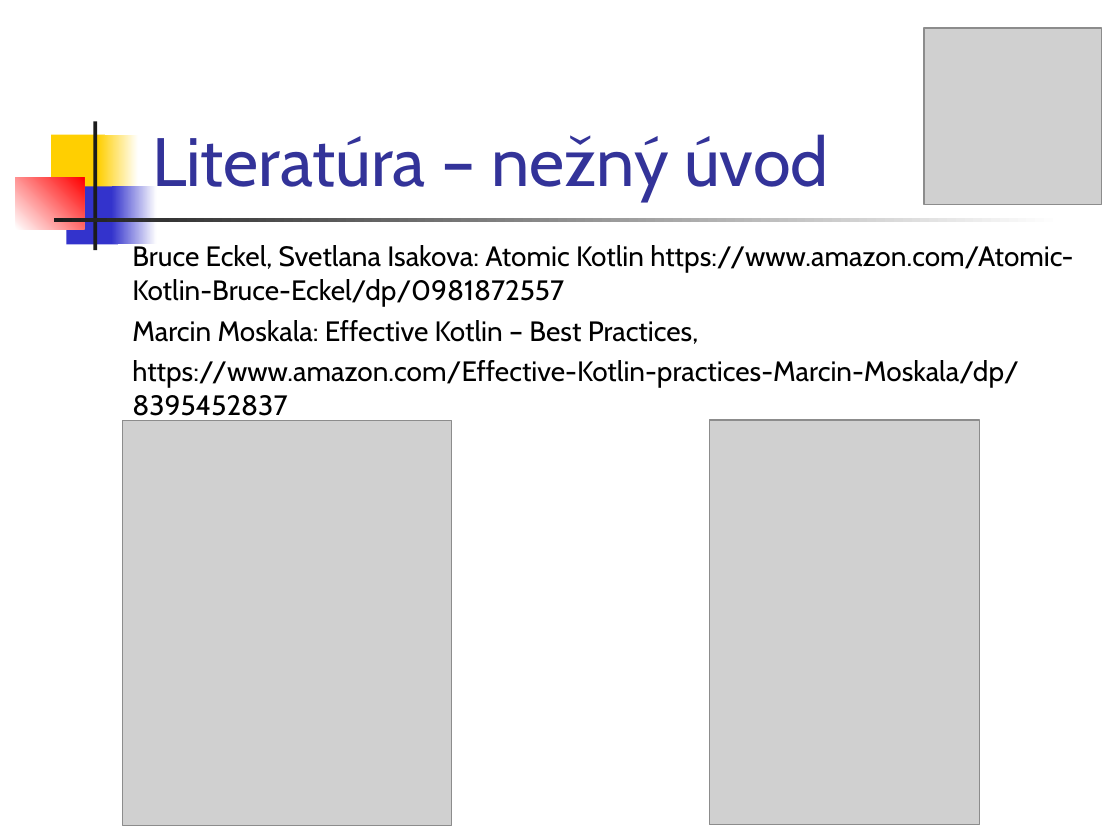
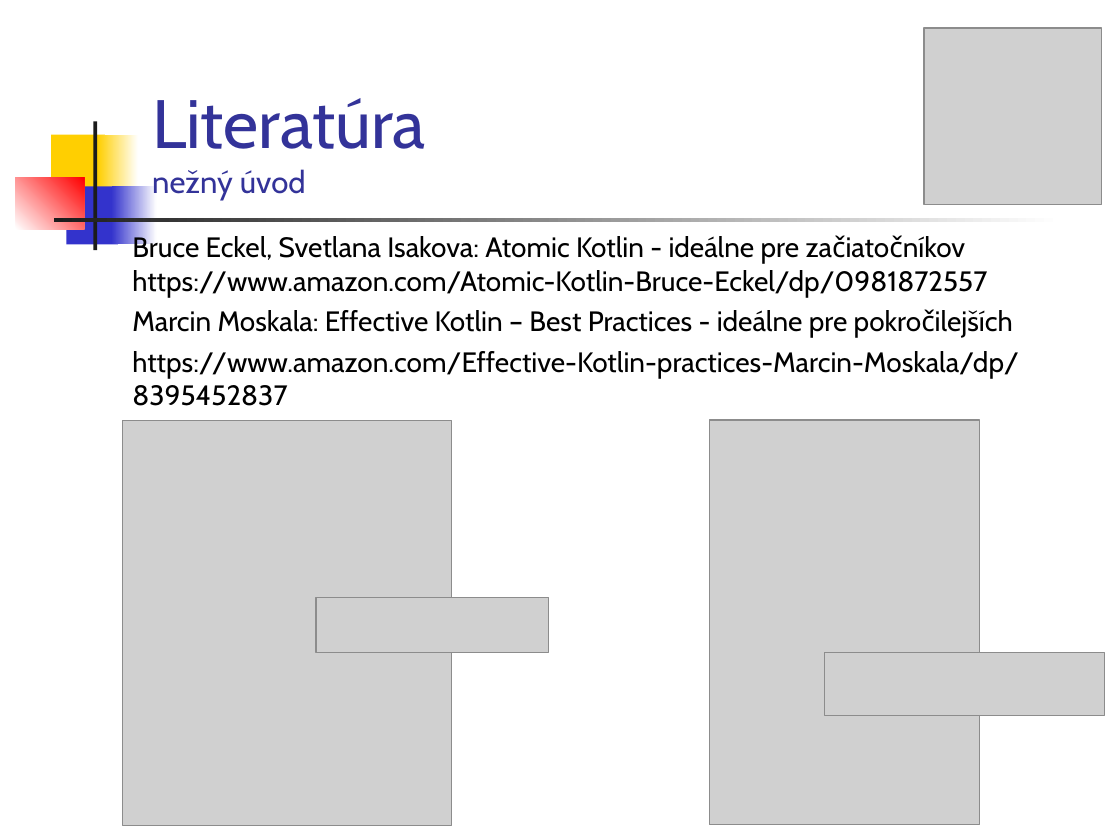
Before and after one commit to vmandro/Prednasky, a slide deck: slide 5 of 01/01_Kotlin.ppt. Drawn at 1120x840 pixels with LibreOffice and Linux fonts; fonts in the diff are those of the drawing; grey boxes stand for pictures. Boxes give left, top, right and bottom in pixels: in the first picture for what was removed or moved away, otherwise in the second. Text is boxed around its words. In the diff, an @@ line names an element or a change of style, - is before the commit and + after.

```diff
--- a/01/01_Kotlin.ppt
+++ b/01/01_Kotlin.ppt
@@ title at (152,98,426,200): text changed @@
-Literatúra – nežný úvod
+Literatúra
+nežný úvod
@@ text "Bruce Eckel, Svetlana Isakova: Atomic ...": place and size @@
-text "Bruce Eckel, Svetlana Isakova: Atomic ..." at (132,243,1073,421)
+text "Bruce Eckel, Svetlana Isakova: Atomic ..." at (132,233,1019,406)
@@ text at (132,233,987,338): text changed @@
-Bruce Eckel, Svetlana Isakova: Atomic Kotlin https://www.amazon.com/Atomic-Kotlin-Bruce-Eckel/dp/0981872557
-Marcin Moskala: Effective Kotlin – Best Practices,
+Bruce Eckel, Svetlana Isakova: Atomic Kotlin - ideálne pre začiatočníkov https://www.amazon.com/Atomic-Kotlin-Bruce-Eckel/dp/0981872557
+Marcin Moskala: Effective Kotlin – Best Practices - ideálne pre pokročilejších
@@ picture added at (316,597,549,652) @@
@@ picture added at (824,652,1104,715) @@
```
Also in this commit, not shown: 7 other slides changed, 3 slides added, 1 slide removed, 4 other files.
